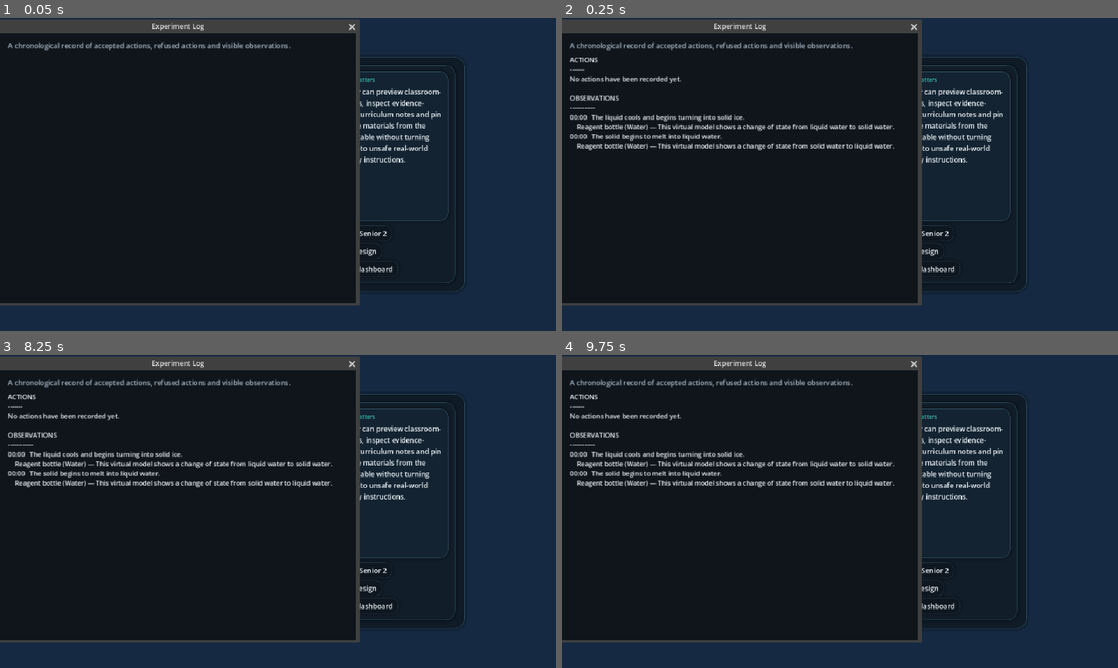
Above: before the commit, frames 1-4 (two rows, left to right).
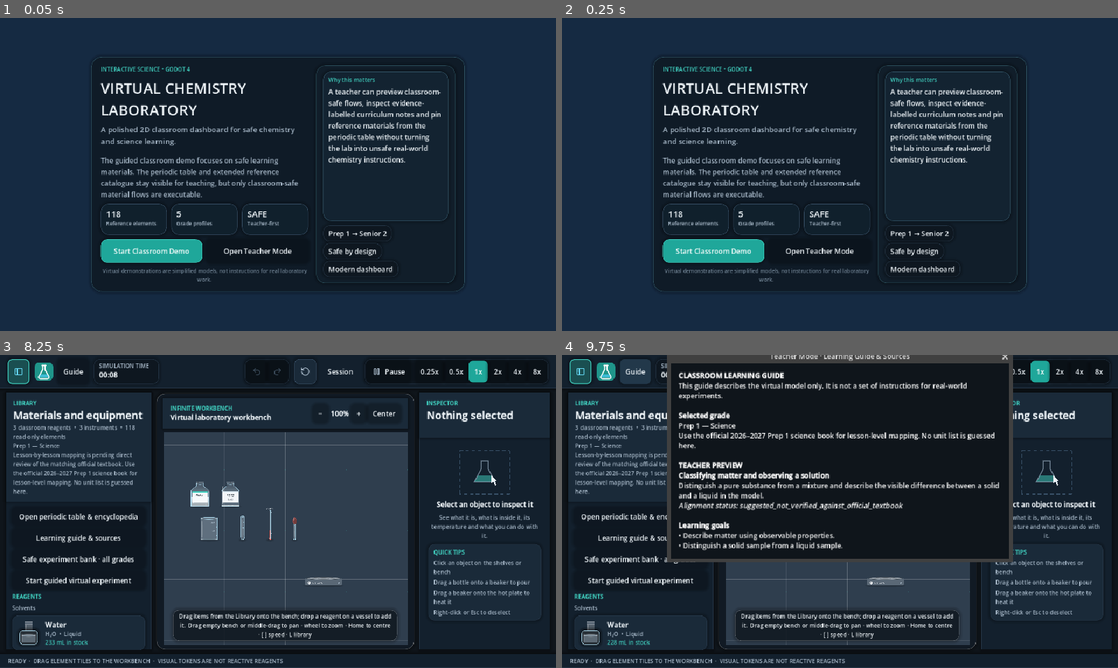
Above: after the commit, the same moments.

Repository: KareemMohammadeen/chemistry-lab-2d
Game: Godot game, scene res://scenes/main.tscn
The game is run twice, just before and just after one commit, with the same random seed, the same clock (stepped at 60 frames per second) and the same inputs.
Inputs (mouse positions are in pixels of both pictures, inside the frame that each line leads up to):
- Up to frame 1 (0.05 s): no input
- Up to frame 2 (0.25 s): no input
- Up to frame 3 (8.25 s): click (428, 370) at 0.5 s, where only the run after the commit has a clickable "0.25x"; click (455, 370) at 1.25 s, where only the run after the commit has a clickable "0.5x"; click (478, 370) at 2 s, where only the run after the commit has a clickable "1x"; click (500, 370) at 2.75 s, where only the run after the commit has a clickable "2x"; click (517, 370) at 3.5 s, where only the run after the commit has a clickable "4x"; click "Open periodic table & encyclo…" at 4.25 s; click (539, 370) at 5 s, where only the run after the commit has a clickable "8x"; click "Safe experiment bank · all gr…" at 5.75 s; click "Start guided virtual experime…" at 6.5 s; click "Start guided virtual experime…" at 7.25 s; click "Start Classroom Demo" at 8 s
- Up to frame 4 (9.75 s): click (712, 586) at 8.75 s, where only the run before the commit has a clickable "Start Classroom Demo"; click "Guide" at 9.5 s

The runs differ from the first frame. In frame 1, 30% of the frame differs, in the area x 0-65%, y 0-92%; in frame 2, 31%; in frame 3, 55%, in the area x 0-100%, y 0-99%; in frame 4, 38%.

Commit message:
Verify in Godot 4.7.2: UI probe, stage density, speed labels, test runner
Co-Authored-By: Claude Sonnet 5.5 <noreply@anthropic.com>
Claude-Session: https://claude.ai/code/session_01Bdf2bBCmTGom57Z6k6evwi

Diff:
--- a/data/input/default_bindings.json
+++ b/data/input/default_bindings.json
@@ -75,7 +75,7 @@
         },
         {
           "type": "key",
-          "key": "KP_Add"
+          "key": "Kp Add"
         }
       ]
     },
@@ -88,7 +88,7 @@
         },
         {
           "type": "key",
-          "key": "KP_Subtract"
+          "key": "Kp Subtract"
         }
       ]
     },
--- a/scenes/ui/lab_interface.tscn
+++ b/scenes/ui/lab_interface.tscn
@@ -63,7 +63,7 @@
 toggle_mode = true
 button_pressed = true
 text = "Library"
-icon_alignment = 1
+icon_alignment = 0
 
 [node name="Brand" type="HBoxContainer" parent="Root/TopBar/Margin/Row"]
 layout_mode = 2
--- a/scripts/interaction/interaction_controller.gd
+++ b/scripts/interaction/interaction_controller.gd
@@ -452,13 +452,13 @@
 
 func _on_speed_selected(speed: float) -> void:
 	_host.clock.set_speed(speed)
-	_say("Simulation speed: %gx" % _host.clock.speed, &"info")
+	_say("Simulation speed: %s" % UnitFormat.speed(_host.clock.speed), &"info")
 
 
 func _step_speed(direction: int) -> void:
 	var presets: Array = _host.database.constants.get("speeds", [SimulationClock.NORMAL_SPEED])
 	_host.clock.step_speed(direction, presets)
-	_say("Simulation speed: %gx" % _host.clock.speed, &"info")
+	_say("Simulation speed: %s" % UnitFormat.speed(_host.clock.speed), &"info")
 
 
 # ---------------------------------------------------------------- helpers
--- a/scripts/ui/lab_interface.gd
+++ b/scripts/ui/lab_interface.gd
@@ -32,6 +32,7 @@
 const TOPBAR_MARGIN_PX := 36.0
 const TOPBAR_MAX_LEVEL := 4
 const TOPBAR_COMPACT_BUTTON_PX := 44.0
+const STAGE_MAX_LEVEL := 3
 const ICON_PATH := "res://assets/icons/%s.svg"
 const LIBRARY_WIDTH_FRACTION := 0.18
 const LIBRARY_WIDTH_MIN := 268.0
@@ -132,7 +133,7 @@
 
 func bind(host: SimulationHost) -> void:
 	_host = host
-	title_label.text = "WORKBENCH  /  CHEMISTRY LAB"
+	title_label.text = "WORKBENCH"
 	inspector.bind(host)
 	library.bind(host)
 	_curriculum_catalog = CurriculumCatalog.new()
@@ -199,6 +200,7 @@
 	if width <= 0.0:
 		return
 	_apply_topbar_density()
+	call_deferred("_apply_stage_density")
 	library.custom_minimum_size.x = clampf(width * LIBRARY_WIDTH_FRACTION, LIBRARY_WIDTH_MIN, LIBRARY_WIDTH_MAX)
 	inspector.custom_minimum_size.x = clampf(width * INSPECTOR_WIDTH_FRACTION, INSPECTOR_WIDTH_MIN, INSPECTOR_WIDTH_MAX)
 	if not _library_user_choice:
@@ -216,6 +218,29 @@
 	for level in range(TOPBAR_MAX_LEVEL + 1):
 		_set_topbar_level(level)
 		if row.get_combined_minimum_size().x <= available:
+			return
+
+
+## The stage header (title, zoom controls, drop hint) and the side panels shed content until the
+## whole interface fits the window width, so small desktop windows never push it off screen.
+func _apply_stage_density() -> void:
+	if stage_slot == null or size.x <= 0.0:
+		return
+	var root := get_node_or_null("Root") as Control
+	var header_row := stage_slot.get_parent().get_node_or_null("StageHeader/StageHeaderRow")
+	if root == null or header_row == null:
+		return
+	for level in range(STAGE_MAX_LEVEL + 1):
+		var drop_chip := header_row.get_node_or_null("DropChip") as Control
+		var title_box := header_row.get_node_or_null("StageTitleBox") as Control
+		if drop_chip != null:
+			drop_chip.visible = level < 1
+		if title_box != null:
+			title_box.visible = level < 2
+		if level >= 3 and library != null and library.visible:
+			library.visible = false
+			library_toggle.set_pressed_no_signal(false)
+		if root.get_combined_minimum_size().x <= size.x + 0.5:
 			return
 
 
@@ -263,10 +288,10 @@
 	for entry in speeds:
 		var speed := float(entry)
 		var button := Button.new()
-		button.text = "%gx" % speed
+		button.text = UnitFormat.speed(speed)
 		button.theme_type_variation = &"ToolButton"
 		button.custom_minimum_size = Vector2(SPEED_BUTTON_WIDTH, 38.0)
-		button.tooltip_text = "Run the simulation at %gx speed" % speed
+		button.tooltip_text = "Run the simulation at %s speed" % UnitFormat.speed(speed)
 		button.toggle_mode = true
 		button.button_group = group
 		button.focus_mode = Control.FOCUS_NONE
@@ -394,6 +419,7 @@
 func _build_experiment_log_window() -> void:
 	_log_window = Window.new()
 	_log_window.title = "Experiment Log"
+	_log_window.visible = false
 	_log_window.size = Vector2i(820, 620)
 	_log_window.min_size = Vector2i(540, 380)
 	_log_window.close_requested.connect(_on_log_window_close_requested)
--- a/scripts/utilities/unit_format.gd
+++ b/scripts/utilities/unit_format.gd
@@ -2,6 +2,13 @@
 extends RefCounted
 ## Formats quantities for display. Every readout in the interface goes through here so
 ## units and decimal places stay consistent.
+
+
+## "0.25x", "1x", "8x". GDScript's % operator has no %g, so the number is formatted by String.num.
+static func speed(value: float) -> String:
+	if is_equal_approx(value, roundf(value)):
+		return "%dx" % int(roundf(value))
+	return "%sx" % String.num(value)
 
 
 static func volume_ml(value: float) -> String:
--- a/tests/run_simulation_tests.gd
+++ b/tests/run_simulation_tests.gd
@@ -1,11 +1,11 @@
-extends SceneTree
+extends Node
 ## Headless scenario tests for the simulation core. No window, no views: it drives the same
 ## commands the interface uses and checks the laboratory state.
 ##
 ## One-time setup (creates the class cache; also done by opening the project in the editor):
 ##   godot --headless --path . --import
-## Run:
-##   godot --headless --path . -s tests/run_simulation_tests.gd
+## Run (as a scene so the EventBus / InputManager autoloads exist before any script compiles):
+##   godot --headless --path . res://tests/run_simulation_tests.tscn
 ## Exit code is 0 when every check passes.
 
 const SETUP_PATH := "res://data/setups/first_demo.json"
@@ -19,8 +19,7 @@
 var _failures: int = 0
 
 
-## Autoloads (EventBus) exist by the time _initialize runs, which the command stack needs.
-func _initialize() -> void:
+func _ready() -> void:
 	var content := ContentDatabase.new()
 	content.load_all()
 	_check(content.errors.is_empty(), "content loads without errors: %s" % str(content.errors))
@@ -43,7 +42,7 @@
 	_test_simulation_clock()
 
 	print("\n%d check(s), %d failure(s)" % [_checks, _failures])
-	quit(1 if _failures > 0 else 0)
+	get_tree().quit(1 if _failures > 0 else 0)
 
 
 # ---------------------------------------------------------------- scenarios
--- /dev/null
+++ b/tests/run_simulation_tests.tscn
@@ -0,0 +1,6 @@
+[gd_scene load_steps=2 format=3]
+
+[ext_resource type="Script" path="res://tests/run_simulation_tests.gd" id="1"]
+
+[node name="SimulationTests" type="Node"]
+script = ExtResource("1")
--- /dev/null
+++ b/tests/ui_probe.gd
@@ -0,0 +1,188 @@
+extends Node
+## Visual/behaviour probe for the real main scene. Needs a display (e.g. xvfb-run), not --headless:
+##   xvfb-run -s "-screen 0 1920x1080x24" godot --path . --rendering-driver opengl3 res://tests/ui_probe.tscn -- <outdir>
+## It boots scenes/main.tscn, resizes the window to common desktop sizes, checks the top bar fits,
+## drops beakers on the stage, sends clicks that must be ignored, and writes screenshots.
+
+const SIZES: Array[Vector2i] = [Vector2i(960, 540), Vector2i(1280, 720), Vector2i(1366, 768),
+		Vector2i(1600, 900), Vector2i(1920, 1080), Vector2i(2560, 1440)]
+
+var _out_dir := "/tmp/probe"
+var _failures := 0
+var _main: Node
+var _selected_events: Array = []
+
+
+func _ready() -> void:
+	var args := OS.get_cmdline_user_args()
+	if args.size() > 0:
+		_out_dir = args[0]
+	DirAccess.make_dir_recursive_absolute(_out_dir)
+	_main = (load("res://scenes/main.tscn") as PackedScene).instantiate()
+	add_child(_main)
+	EventBus.object_selected.connect(func(id: String) -> void: _selected_events.append(id))
+	await _frames(8)
+	_main.call("_on_welcome_mode_selected", "student")
+	await _frames(4)
+	await _run()
+	print("PROBE DONE failures=%d" % _failures)
+	get_tree().quit(1 if _failures > 0 else 0)
+
+
+func _frames(count: int) -> void:
+	for _i in range(count):
+		await get_tree().process_frame
+
+
+func _check(ok: bool, label: String) -> void:
+	print("%s  %s" % ["PASS" if ok else "FAIL", label])
+	if not ok:
+		_failures += 1
+
+
+func _shot(name: String) -> void:
+	await RenderingServer.frame_post_draw
+	get_viewport().get_texture().get_image().save_png("%s/%s.png" % [_out_dir, name])
+
+
+func _run() -> void:
+	var iface := _main.get("lab_interface") as LabInterface
+	var workspace := _main.get("workspace") as LabWorkspace
+	var controller: InteractionController = _main.get("_controller")
+	var host: SimulationHost = _main.get("_host")
+	var window := get_window()
+	window.mode = Window.MODE_WINDOWED
+	for size in SIZES:
+		window.size = size
+		await _frames(6)
+		var viewport_rect := Rect2(Vector2.ZERO, get_viewport().get_visible_rect().size)
+		var bar := iface.top_bar.get_global_rect()
+		_check(bar.end.x <= viewport_rect.end.x + 0.5 and bar.position.x >= -0.5,
+			"%s: top bar inside the window (bar right %.0f of %.0f)" % [size, bar.end.x, viewport_rect.end.x])
+		var row := iface.reset_button.get_parent() as Control
+		_check(row.get_combined_minimum_size().x <= row.size.x + 0.5,
+			"%s: top bar row fits its minimum width (%.0f <= %.0f)" % [size, row.get_combined_minimum_size().x, row.size.x])
+		var speeds_ok := true
+		var texts: Array = []
+		for button in iface.speed_box.get_children():
+			texts.append((button as Button).text)
+			var rect := (button as Control).get_global_rect()
+			if rect.end.x > viewport_rect.end.x + 0.5:
+				speeds_ok = false
+		_check(speeds_ok and iface.speed_box.get_child_count() == 6, "%s: six speed buttons all on screen" % size)
+		_check(texts == ["0.25x", "0.5x", "1x", "2x", "4x", "8x"], "%s: speed labels read %s" % [size, texts])
+		_check(not iface.get("_log_window").visible, "%s: experiment log window is not open at startup" % size)
+		var stage := iface.get_stage_rect()
+		_check(stage.size.x > 300.0 and stage.size.y > 200.0 and viewport_rect.encloses(stage),
+			"%s: stage rect %s is inside the window" % [size, stage])
+		await _shot("layout_%dx%d" % [size.x, size.y])
+
+	window.size = Vector2i(1600, 900)
+	await _frames(6)
+	await _test_placement(iface, workspace, controller, host)
+	await _test_input_gating(iface, workspace, controller, host)
+
+
+func _test_placement(iface: LabInterface, workspace: LabWorkspace, controller: InteractionController, host: SimulationHost) -> void:
+	var stage := iface.get_stage_rect()
+	var spots := {
+		"centre": stage.get_center(),
+		"top_left": stage.position + Vector2(120.0, 120.0),
+		"bottom_right": stage.end - Vector2(140.0, 140.0),
+	}
+	for label in spots.keys():
+		var screen_point: Vector2 = spots[label]
+		var before := host.simulation.state.objects.size()
+		controller.on_library_item_dropped({"kind": "equipment", "id": "beaker_250ml"}, screen_point)
+		await _frames(3)
+		_check(host.simulation.state.objects.size() == before + 1, "beaker dropped at %s is created" % label)
+		var created: LabObject = host.simulation.state.objects.values()[host.simulation.state.objects.size() - 1]
+		var view := workspace.get_node("Views").get_children().back() as EquipmentView
+		var global_pos := view.get_global_transform_with_canvas() * Vector2.ZERO
+		var expected := screen_point + Vector2(0.0, 100.0 * 0.45 * workspace.scale.x)
+		_check(global_pos.distance_to(expected) < 25.0 * maxf(workspace.scale.x, 1.0),
+			"%s: beaker base on screen %s is where it was dropped %s" % [label, global_pos, screen_point])
+		_check(stage.has_point(global_pos), "%s: beaker lies inside the visible stage" % label)
+		_check(view.z_index > 0, "%s: beaker z_index %d is above the backdrop" % [label, view.z_index])
+		_check(created != null, "%s: object exists in the simulation" % label)
+	# far away: pan and drop
+	workspace.pan_by_screen(Vector2(-4000.0, 3000.0))
+	await _frames(3)
+	var far_point := stage.get_center()
+	controller.on_library_item_dropped({"kind": "equipment", "id": "beaker_250ml"}, far_point)
+	await _frames(3)
+	var far_view := workspace.get_node("Views").get_children().back() as EquipmentView
+	_check(far_view.z_index > 0 and far_view.z_index < 2000, "far-away beaker keeps a valid z_index (%d)" % far_view.z_index)
+	_check(stage.has_point(far_view.get_global_transform_with_canvas() * Vector2.ZERO),
+		"far-away beaker is visible on the stage after panning")
+	await _shot("placement_far")
+	workspace.reset_view()
+	await _frames(4)
+	await _shot("placement_after_reset")
+
+
+## Moves the real pointer (the viewport's mouse position follows the OS cursor, not pushed events).
+## `position` is in canvas (UI) coordinates; warp_mouse wants window pixels.
+func _move(position: Vector2) -> void:
+	Input.warp_mouse(get_viewport().get_final_transform() * position)
+	await _frames(3)
+
+
+func _click(position: Vector2, pressed: bool) -> void:
+	await _move(position)
+	var event := InputEventMouseButton.new()
+	event.button_index = MOUSE_BUTTON_LEFT
+	event.pressed = pressed
+	event.button_mask = MOUSE_BUTTON_MASK_LEFT if pressed else 0
+	event.position = get_viewport().get_final_transform() * get_viewport().get_mouse_position()
+	event.global_position = event.position
+	get_viewport().push_input(event)
+
+
+func _test_input_gating(iface: LabInterface, workspace: LabWorkspace, controller: InteractionController, host: SimulationHost) -> void:
+	workspace.reset_view()
+	await _frames(4)
+	var stage := iface.get_stage_rect()
+	# an object placed so that, on screen, it sits under the stage header / above the stage
+	var transform := workspace.get_global_transform_with_canvas()
+	var outside_screen := Vector2(stage.get_center().x, stage.position.y - 30.0)
+	var inside_world := workspace.screen_to_workspace(outside_screen)
+	var spawn := SpawnObjectCommand.new()
+	spawn.context = InteractionContext.create(&"spawn", "", "", {"device": "test"}, {
+		"equipment_id": "beaker_250ml", "position": inside_world + Vector2(0.0, 40.0), "contents": {}}, host.simulation.state.time_s)
+	host.submit(spawn)
+	await _frames(3)
+	_check(workspace.object_id_at(inside_world) == "", "an object under the header is not hit-testable")
+	var ghost_id := spawn.created_object_id
+	var probes := {
+		"stage header": outside_screen,
+		"status bar": Vector2(stage.get_center().x, get_viewport().get_visible_rect().size.y - 10.0),
+		"left of stage": Vector2(stage.position.x - 6.0, stage.get_center().y),
+	}
+	for label in probes.keys():
+		_selected_events.clear()
+		var point: Vector2 = probes[label]
+		await _click(point, true)
+		await _frames(2)
+		await _click(point + Vector2(60.0, 0.0), true)
+		await _frames(2)
+		await _move(point + Vector2(120.0, 40.0))
+		await _click(point + Vector2(120.0, 40.0), false)
+		await _frames(2)
+		_check(not _selected_events.has(ghost_id), "click/drag over %s does not select or drag the hidden object" % label)
+		var item := host.simulation.state.get_object(ghost_id)
+		_check(item.position.distance_to(inside_world + Vector2(0.0, 40.0)) < 0.01, "object did not move after interacting over %s" % label)
+	# a real click on a visible object in the stage still works
+	workspace.reset_view()
+	await _frames(4)
+	transform = workspace.get_global_transform_with_canvas()
+	var visible_obj: LabObject = host.simulation.state.objects.values()[0]
+	var screen_of_obj := transform * (visible_obj.position + Vector2(0.0, -40.0))
+	_selected_events.clear()
+	if stage.has_point(screen_of_obj):
+		await _click(screen_of_obj, true)
+		await _frames(2)
+		await _click(screen_of_obj, false)
+		await _frames(2)
+		_check(_selected_events.has(visible_obj.id), "clicking a visible object on the stage still selects it")
+	await _shot("input_gating")
--- /dev/null
+++ b/tests/ui_probe.tscn
@@ -0,0 +1,6 @@
+[gd_scene load_steps=2 format=3]
+
+[ext_resource type="Script" path="res://tests/ui_probe.gd" id="1"]
+
+[node name="UiProbe" type="Node"]
+script = ExtResource("1")
Not shown, added: assets/icons/library.svg.import
Not shown, added: assets/icons/logo.svg.import
Not shown, added: assets/icons/pause.svg.import
Not shown, added: assets/icons/play.svg.import
Not shown, added: assets/icons/redo.svg.import
Not shown, added: assets/icons/reset.svg.import
Not shown, added: assets/icons/undo.svg.import
Not shown, added: icon.svg.import
Not shown, added: scripts/chemistry/acid_base.gd.uid
Not shown, added: scripts/chemistry/chemical_definition.gd.uid
Not shown, added: scripts/chemistry/compound_definition.gd.uid
Not shown, added: scripts/chemistry/element_catalog.gd.uid
(and 81 more such lines)
